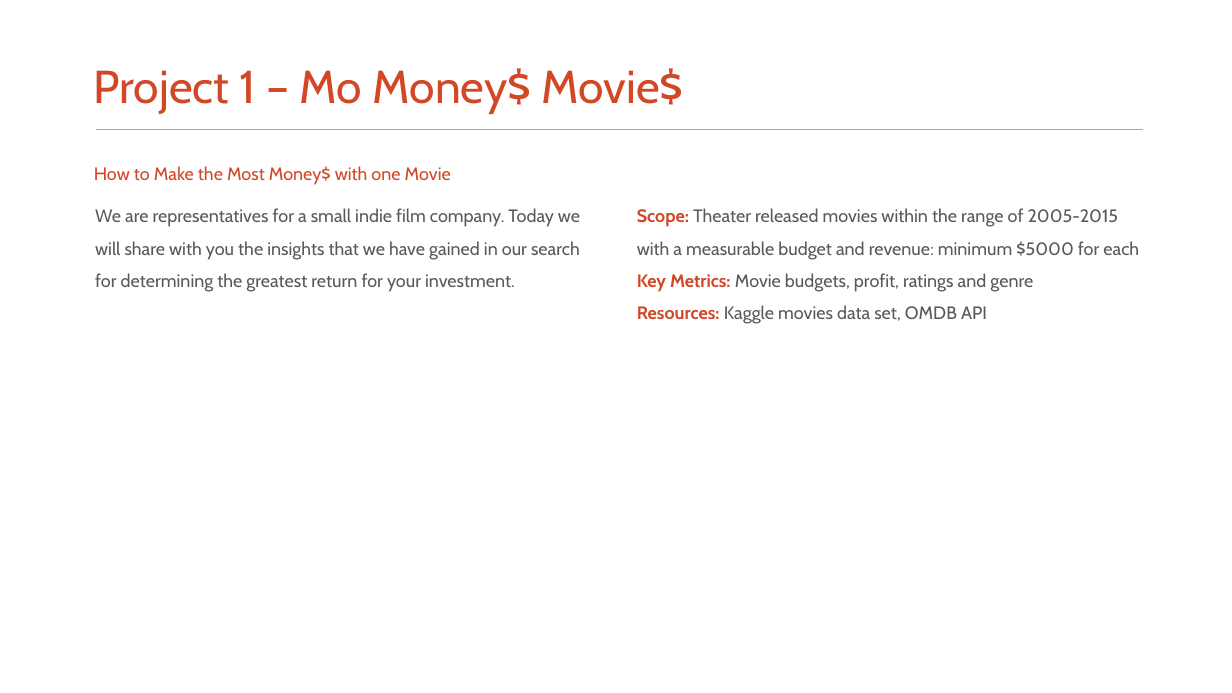
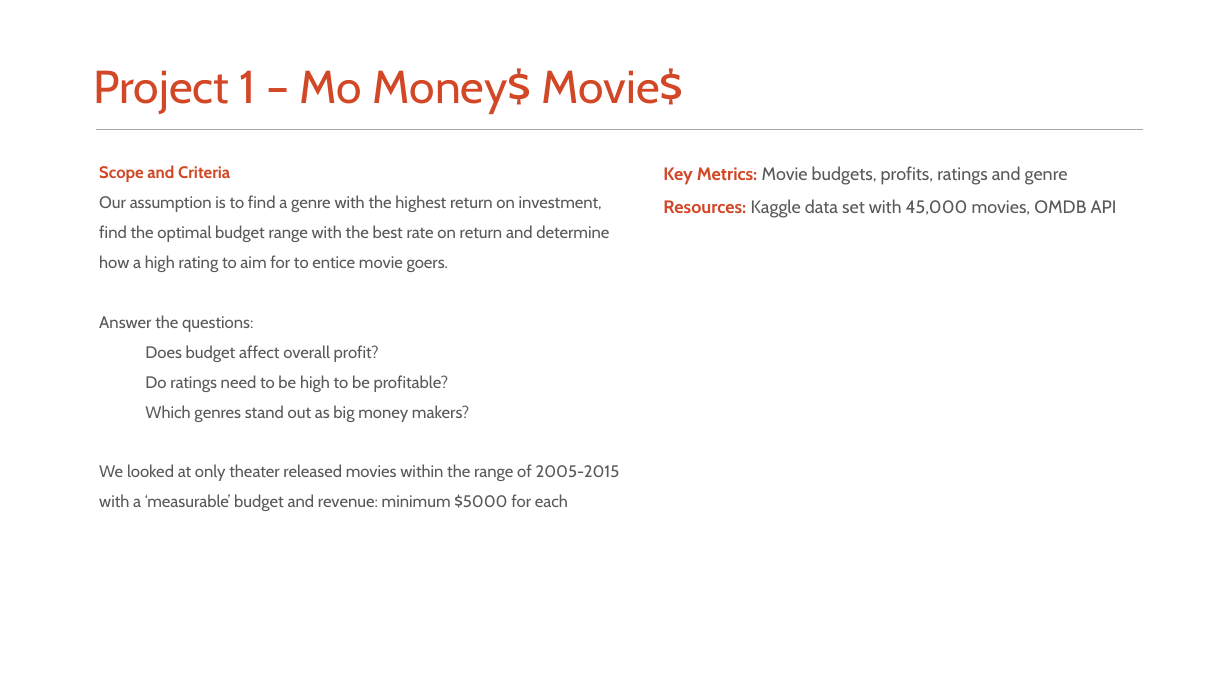
Before and after one commit to Robotrousers/Group1Proj1, a slide deck: slide 2 of MoMoviesPrez.pptx. Drawn at 1232x693 pixels with LibreOffice and Linux fonts; fonts in the diff are those of the drawing. Boxes give left, top, right and bottom in pixels: in the first picture for what was removed or moved away, otherwise in the second. Text is boxed around its words. In the diff, an @@ line names an element or a change of style, - is before the commit and + after.

Commit message:
final ppt

```diff
--- a/MoMoviesPrez.pptx
+++ b/MoMoviesPrez.pptx
@@ text removed at (x1=94, y1=166, x2=451, y2=185) @@
-How to Make the Most Money$ with one Movie
@@ text at (x1=99, y1=165, x2=620, y2=511): text changed; size 14 to 12.9 pt @@
-We are representatives for a small indie film company. Today we will share with you the insights that we have gained in our search for determining the greatest return for your investment.
+Scope and Criteria
+Our assumption is to find a genre with the highest return on investment, find the optimal budget range with the best rate on return and determine how a high rating to aim for to entice movie goers.
+Answer the questions:
+Does budget affect overall profit?
+Do ratings need to be high to be profitable?
+Which genres stand out as big money makers?
+We looked at only theater released movies within the range of 2005-2015 with a ‘measurable’ budget and revenue: minimum $5000 for each
@@ text at (x1=663, y1=166, x2=1117, y2=218): text changed @@
-Scope: Theater released movies within the range of 2005-2015 with a measurable budget and revenue: minimum $5000 for each
-Key Metrics: Movie budgets, profit, ratings and genre
-Resources: Kaggle movies data set, OMDB API
+Key Metrics: Movie budgets, profits, ratings and genre
+Resources: Kaggle data set with 45,000 movies, OMDB API
```
Also in this commit, not shown: 4 other slides changed, 7 slides added, 11 slides removed.
